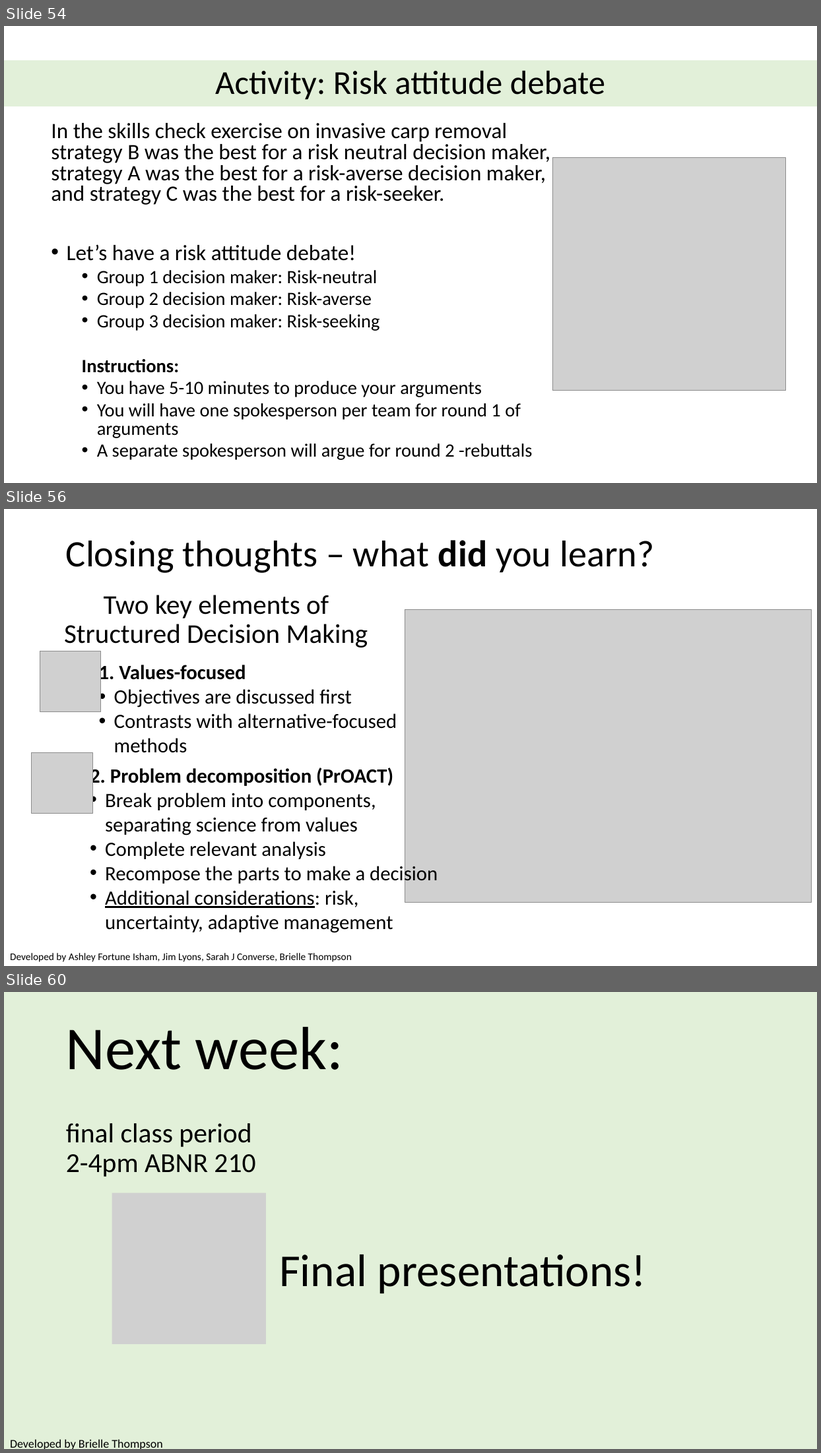
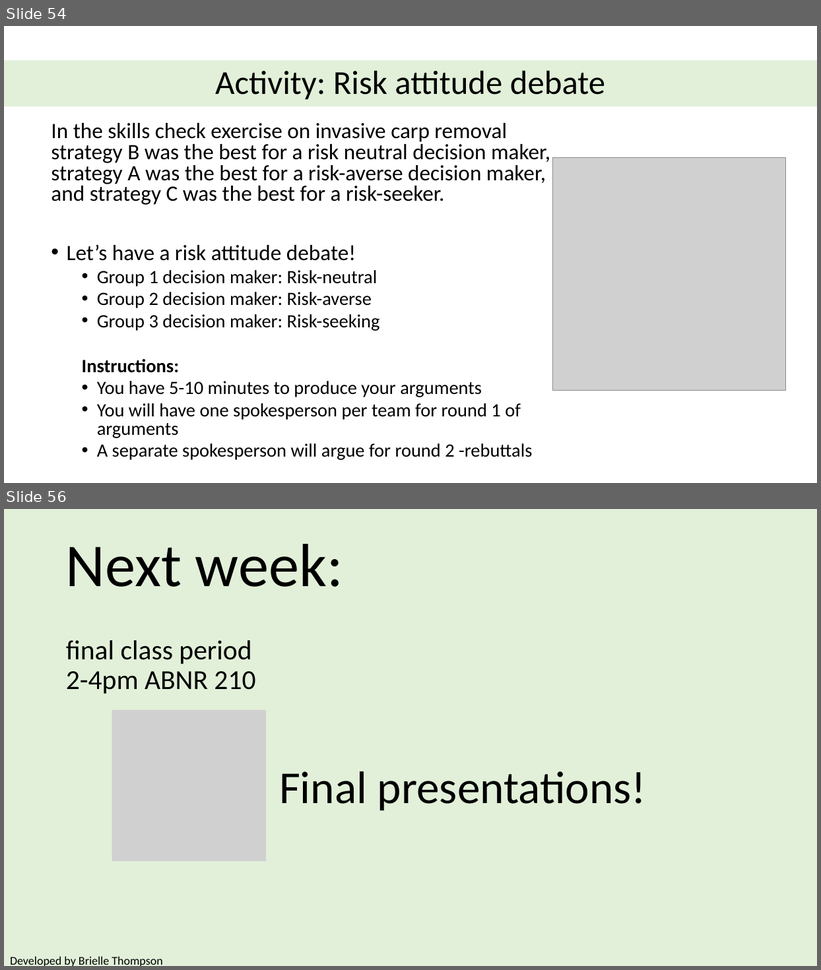
Before and after one commit to briellekthompson/NATR_8001_DecisionAnalysis_Fall25_Mizzou, a slide deck: material/Week7-UncertaintyPart2-Risk/Week7_SDM_Mizzou.pptx. Shown one above the other, each under a label of ours: slides 54, 56 and 60 before the commit, slides 54 and 56 after it; the slides between them are not shown. The pictures are 821x1453 and 821x970 pixels, drawn with LibreOffice and Linux fonts; fonts in the diff are those of the drawing; grey boxes stand for pictures; background and template pictures are left out. Boxes give left, top, right and bottom in pixels: in the first picture for what was removed or moved away, otherwise in the second. Text is boxed around its words. In the diff, an @@ line names an element or a change of style, - is before the commit and + after.

```diff
--- a/material/Week7-UncertaintyPart2-Risk/Week7_SDM_Mizzou.pptx
+++ b/material/Week7-UncertaintyPart2-Risk/Week7_SDM_Mizzou.pptx
@@ slide 56 removed at [4, 509, 817, 966], background #FFFFFF @@
@@ title removed at [66, 540, 654, 573] @@
-Closing thoughts – what did you learn?
@@ text removed at [64, 595, 368, 648] @@
-Two key elements of Structured Decision Making
@@ picture removed at [405, 610, 812, 903] @@
@@ picture removed at [40, 651, 101, 712] @@
@@ text removed at [99, 663, 397, 753] @@
-1. Values-focused
-• Objectives are discussed first
-• Contrasts with alternative-focused methods
@@ picture removed at [32, 753, 92, 814] @@
@@ text removed at [90, 766, 438, 933] @@
-2. Problem decomposition (PrOACT)
-• Break problem into components, separating science from values
-• Complete relevant analysis
-• Recompose the parts to make a decision
-• Additional considerations: risk, uncertainty, adaptive management
@@ text removed at [10, 953, 352, 962] @@
-Developed by Ashley Fortune Isham, Jim Lyons, Sarah J Converse, Brielle Thompson
@@ what was slide 60 is now slide 56 @@
```
Also in this commit, not shown: 3 other slides removed, 5 other files.
